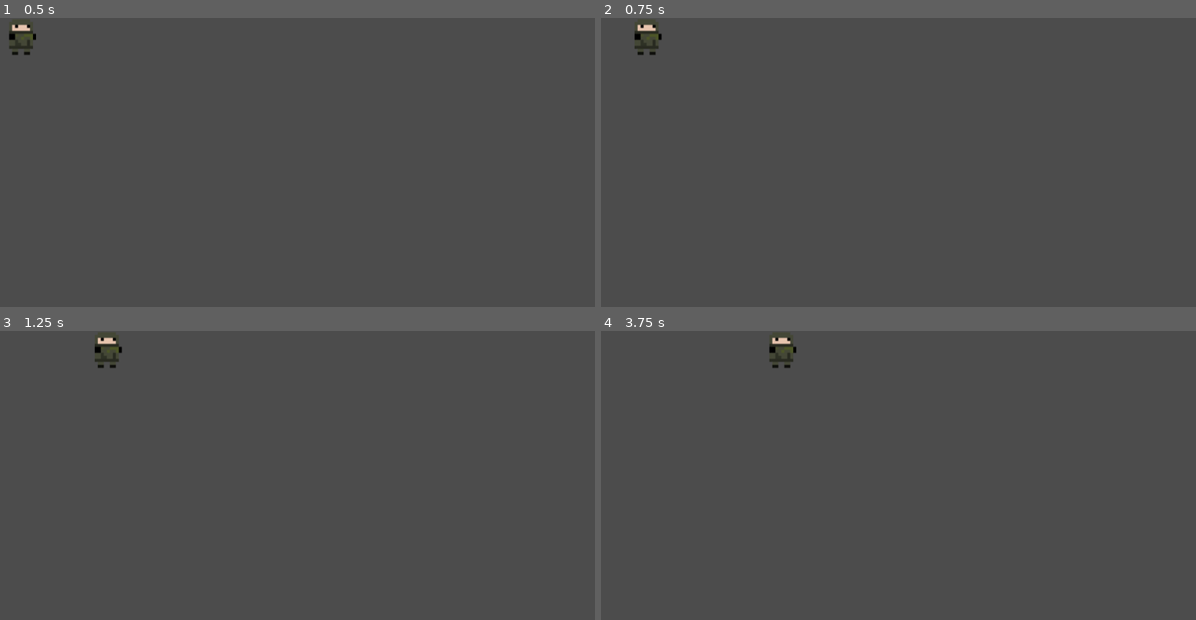
Above: before the commit, frames 1-4 (two rows, left to right).
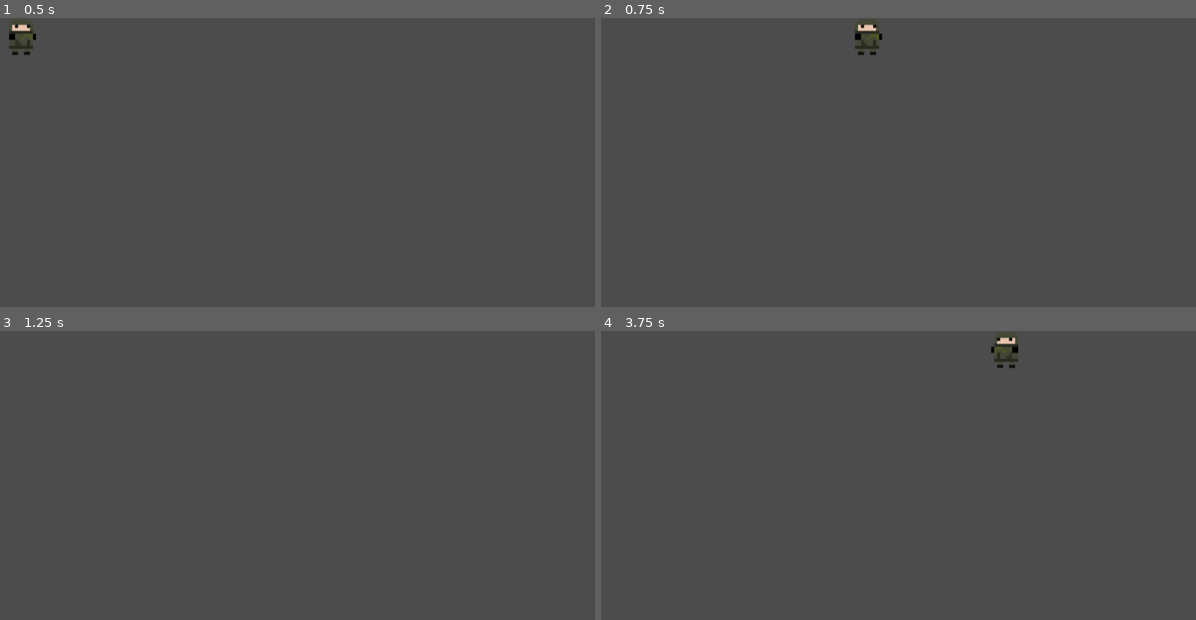
Above: after the commit, the same moments.

Repository: kdports/GodotWildJam
Game: Godot game, scene res://FirstScene.tscn
The game is run twice, just before and just after one commit, with the same random seed, the same clock (stepped at 60 frames per second) and the same inputs.
Inputs:
- Up to frame 1 (0.5 s): no input
- Up to frame 2 (0.75 s): tap Enter at 0.5 s; hold Right from 0.53 s (still down); hold Shift from 0.53 s (still down)
- Up to frame 3 (1.25 s): keep holding Right; keep holding Shift
- Up to frame 4 (3.75 s): release Right at 1.28 s; release Shift at 1.28 s; hold Down 1.28-2.03 s; tap Shift at 1.35, 2.85 s; hold Right 2.03-2.78 s; hold Shift 2.03-2.78 s; hold Up 2.78-3.53 s; hold Left from 3.53 s (still down); hold Shift from 3.53 s (still down)

Frame 1 is identical in both runs. In frame 2, 0.6% of the frame differs, in the area x 5-48%, y 2-13%; in frame 3, 0.3%; in frame 4, 0.6%.

Commit message:
Character Work

Diff:
--- a/FirstScene.tscn
+++ b/FirstScene.tscn
@@ -45,15 +45,30 @@
 
 [sub_resource type="SpriteFrames" id=1]
 animations = [ {
-"frames": [ SubResource( 2 ), SubResource( 3 ), SubResource( 4 ), SubResource( 5 ), SubResource( 6 ), SubResource( 7 ), SubResource( 8 ), SubResource( 9 ) ],
+"frames": [ SubResource( 2 ), SubResource( 3 ), SubResource( 4 ), SubResource( 5 ), SubResource( 6 ), SubResource( 7 ) ],
 "loop": true,
 "name": "default",
 "speed": 5.0
+}, {
+"frames": [ SubResource( 8 ), SubResource( 9 ) ],
+"loop": true,
+"name": "up",
+"speed": 5.0
 } ]
+
+[sub_resource type="RectangleShape2D" id=10]
+extents = Vector2( 29.1079, 30.4365 )
 
 [node name="Node2D" type="Node2D"]
 
-[node name="AnimatedSprite" type="AnimatedSprite" parent="."]
+[node name="Player" type="Area2D" parent="."]
+script = ExtResource( 2 )
+
+[node name="AnimatedSprite" type="AnimatedSprite" parent="Player"]
 position = Vector2( 36, 34 )
 frames = SubResource( 1 )
-script = ExtResource( 2 )
+animation = "up"
+
+[node name="CollisionShape2D" type="CollisionShape2D" parent="Player"]
+position = Vector2( 38.336, 35.0011 )
+shape = SubResource( 10 )
--- a/GlobalVariables.gd
+++ b/GlobalVariables.gd
@@ -2,6 +2,7 @@
 
 
 # I've set this up to store information we need between scenes. Yay
+var dash_multiplier = 20
 
 # Called when the node enters the scene tree for the first time.
 func _ready():
--- a/player.gd
+++ b/player.gd
@@ -1,14 +1,26 @@
-extends AnimatedSprite
+extends Area2D
 
-var MOVEMENT_CONSTANT = 200
+export var MOVEMENT_CONSTANT = 200
+var dm = GlobalVariables.dash_multiplier
+var screen_size
+
+# There's probably a better way to do this...
+var RIGHT_ANIM_START = 0
+var RIGHT_ANIM_END = 5
+var UP_ANIM_START = 6
+var UP_ANIM_END = 7
+
+onready var sprite = $AnimatedSprite
 
 # Called when the node enters the scene tree for the first time.
 func _ready():
-	pass # Replace with function body.
+	screen_size = get_viewport_rect().size
+	sprite.animation = "default"
 
 # Called every frame. 'delta' is the elapsed time since the previous frame.
 func _process(delta):
 	var velocity = Vector2()
+	dm = 1
 
 	if Input.is_key_pressed(KEY_RIGHT):
 		velocity.x = 5
@@ -19,5 +31,28 @@
 	if Input.is_key_pressed(KEY_UP):
 		velocity.y = -5
 
-	self.position = self.position + velocity.normalized()*MOVEMENT_CONSTANT* \
-		delta
+	if Input.is_key_pressed(KEY_SHIFT):
+		dm = 10
+
+	position = position + velocity.normalized()*MOVEMENT_CONSTANT* \
+		delta*dm
+	position.x = clamp(position.x, 0, screen_size.x)
+	position.y = clamp(position.y, 0, screen_size.y)
+
+	if velocity.x != 0:
+		sprite.animation = "default"
+		sprite.flip_v = false
+		sprite.flip_h = velocity.x < 0
+	elif velocity.y < 0:
+		sprite.animation = "up"
+		#$AnimatedSprite.flip_v = velocity.y > 0
+	elif velocity.y < 0:
+		#Replace later
+		pass
+	else:
+		sprite.animation = "default"
+
+	if velocity.normalized():
+		sprite.play()
+	else:
+		sprite.stop()
Not shown: 1 places in FirstScene.tscn that only renumber resources
